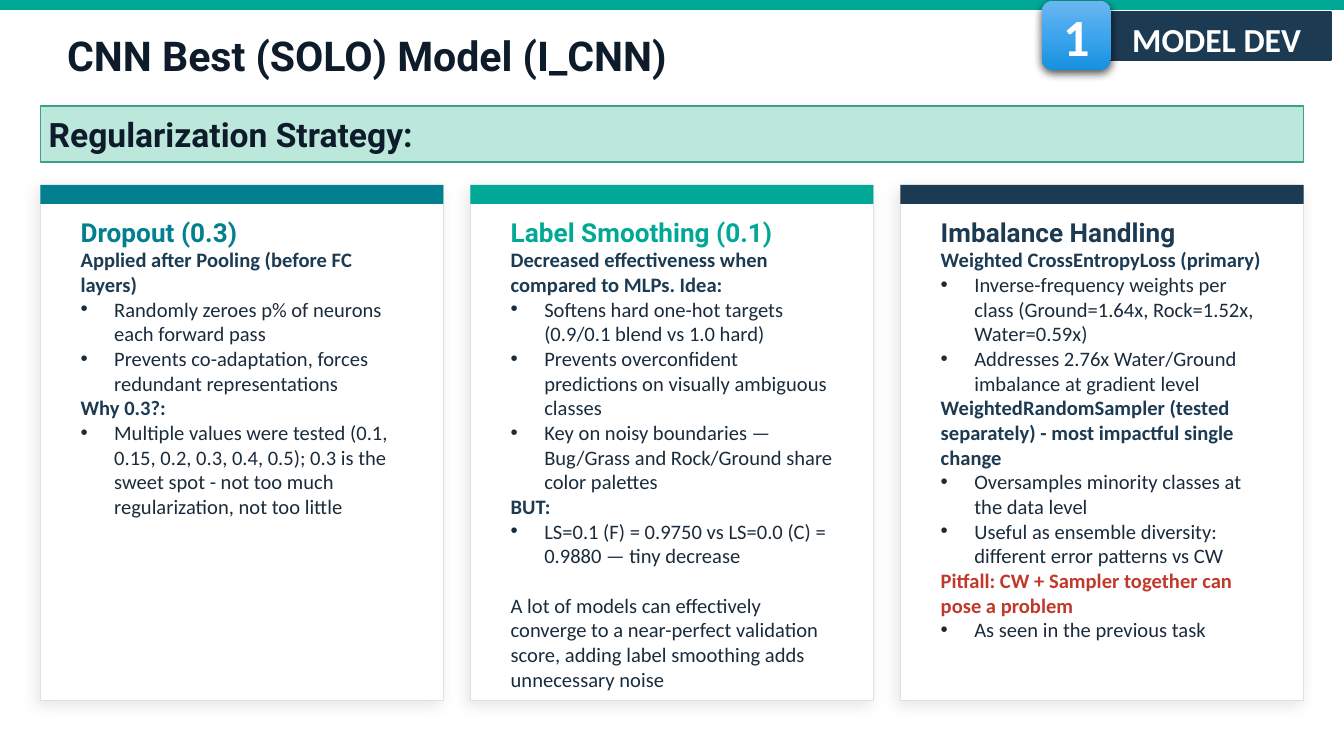
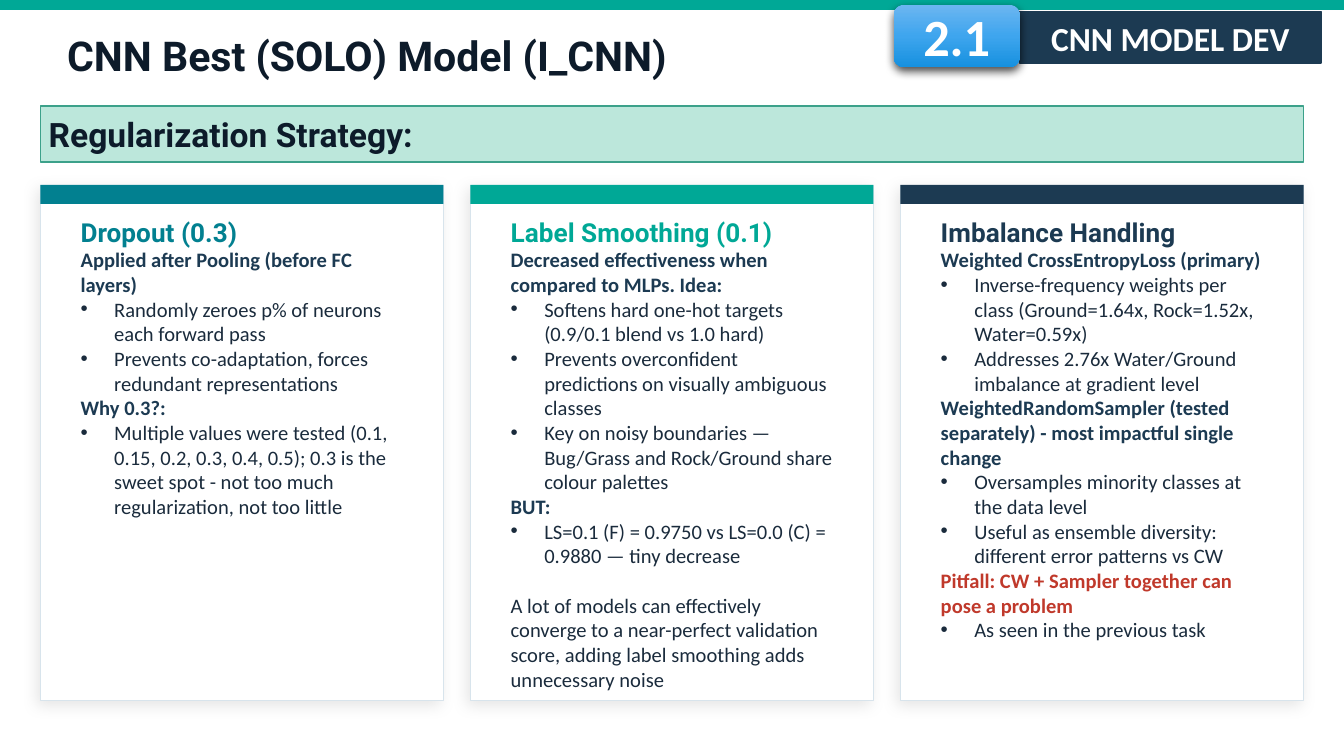
Before and after one commit to fmssilva/DL_Proj, a slide deck: slide 7 of assignment_1/task2/Task2_report.pptx. Drawn at 1344x756 pixels with LibreOffice and Linux fonts; fonts in the diff are those of the drawing; background and template pictures are left out. Boxes give left, top, right and bottom in pixels: in the first picture for what was removed or moved away, otherwise in the second. Text is boxed around its words. In the diff, an @@ line names an element or a change of style, - is before the commit and + after.

```diff
--- a/assignment_1/task2/Task2_report.pptx
+++ b/assignment_1/task2/Task2_report.pptx
@@ rounded rectangle "2.1": place and size @@
-rounded rectangle "2.1" at box(1042, 0, 1110, 69)
+rounded rectangle "2.1" at box(894, 5, 1020, 67)
@@ text in rounded rectangle at box(923, 21, 990, 69): text changed @@
-1
+2.1
@@ rectangle "CNN MODEL DEV": place and size @@
-rectangle "CNN MODEL DEV" at box(1102, 12, 1331, 60)
+rectangle "CNN MODEL DEV" at box(1020, 12, 1321, 63)
@@ text in rectangle at box(1051, 29, 1289, 52): text changed @@
-MODEL DEV
+CNN MODEL DEV
@@ text at box(544, 425, 832, 493): text changed @@
-• Key on noisy boundaries — Bug/Grass and Rock/Ground share color palettes
+• Key on noisy boundaries — Bug/Grass and Rock/Ground share colour palettes
```
Also in this commit, not shown: 26 other slides changed, 1 other file.
